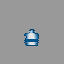
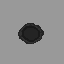
Layers edited between the first and the second (64, 64) image:
added layer "Paint Layer 2" above "Plastic bottle w/o cap" over [18, 23, 44, 46]
hid "Plastic bottle w/o cap" (1st of 2), painted on it over [18, 23, 44, 46]
